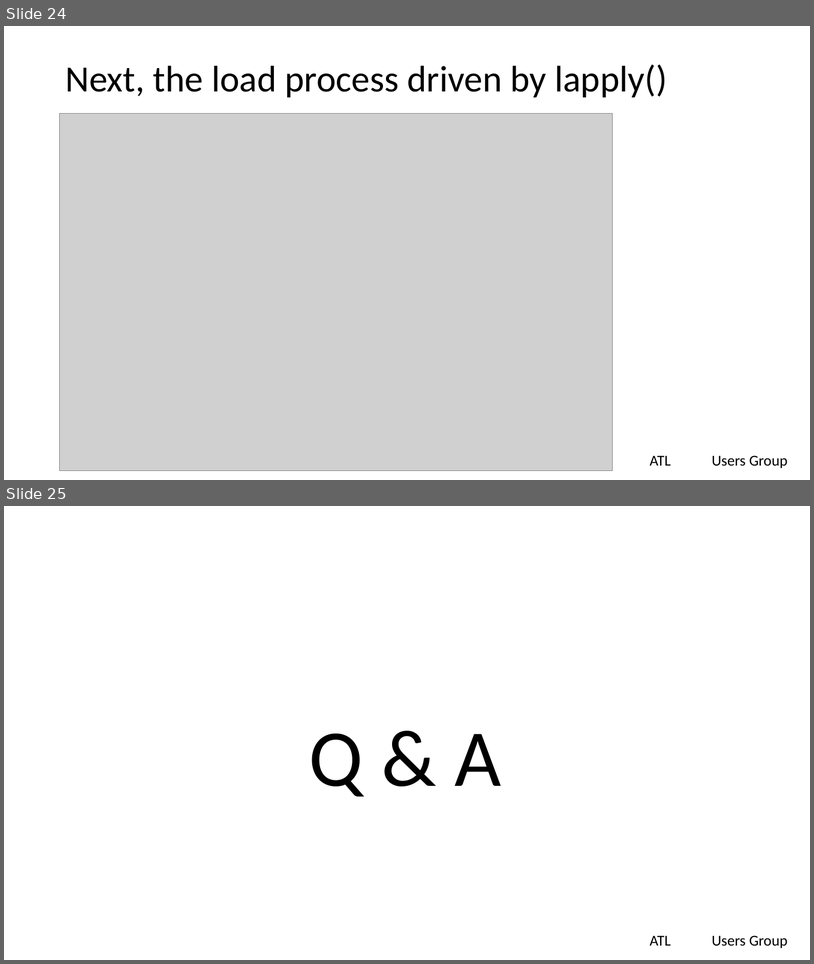
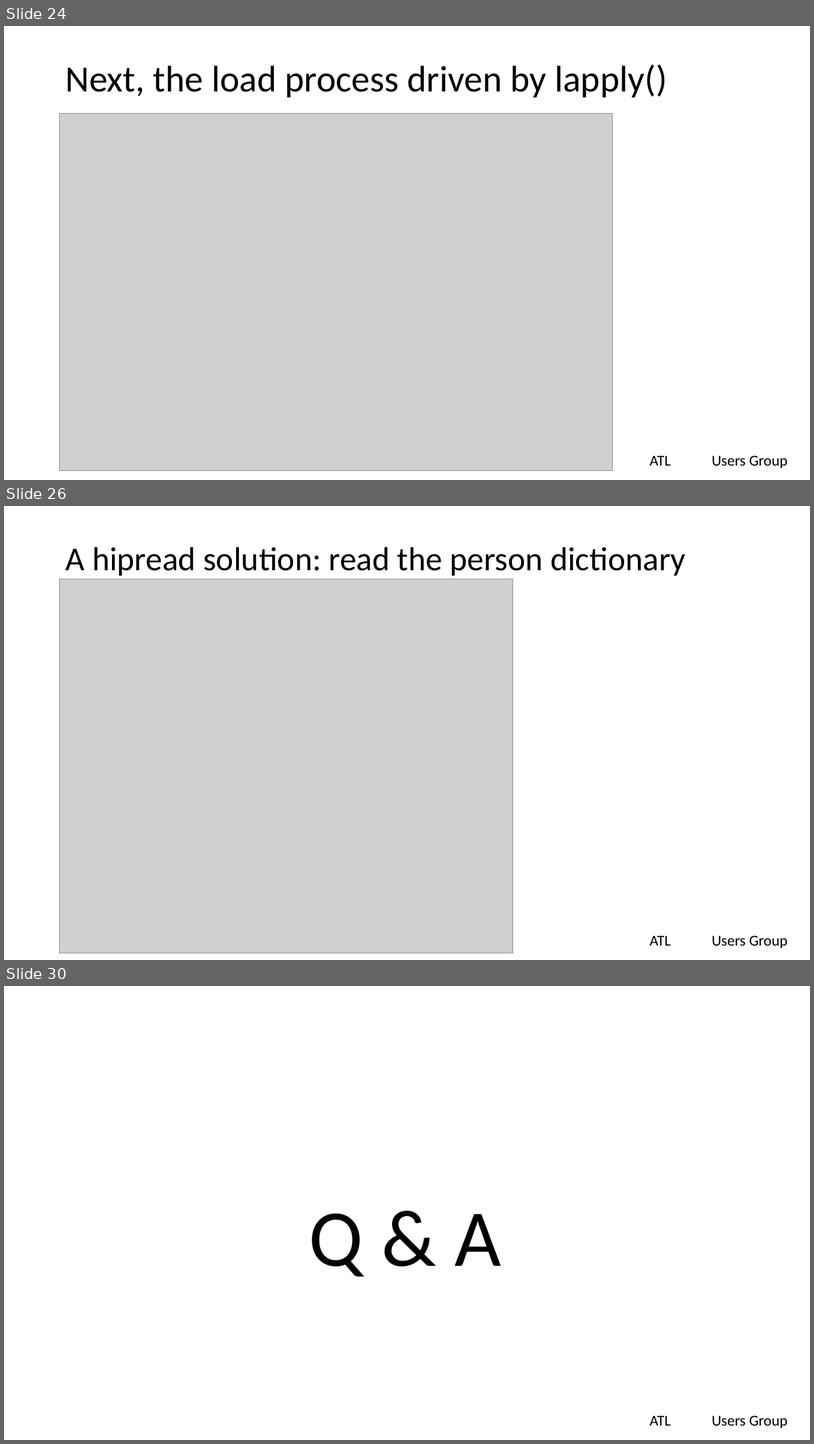
Before and after one commit to lgreski/readingFilesInR, a slide deck: presentation/readingFixedFilesInR.pptx. Shown one above the other, each under a label of ours: slides 24 and 25 before the commit, slides 24, 26 and 30 after it; the slides between them are not shown. The pictures are 814x964 and 814x1444 pixels, drawn with LibreOffice and Linux fonts; fonts in the diff are those of the drawing; grey boxes stand for pictures; background and template pictures are left out. Boxes give left, top, right and bottom in pixels: in the first picture for what was removed or moved away, otherwise in the second. Text is boxed around its words. In the diff, an @@ line names an element or a change of style, - is before the commit and + after.

Commit message:
Include slides for hipread solution

```diff
--- a/presentation/readingFixedFilesInR.pptx
+++ b/presentation/readingFixedFilesInR.pptx
@@ slide 26 added at [4,506,810,960], background #FFFFFF; not listed: 2 template elements that a slide beside it also shows @@
@@ title added at [65,547,686,576], 39.6 pt, text #000000 @@
+A hipread solution: read the person dictionary
@@ picture added at [60,579,513,952] @@
@@ what was slide 25 is now slide 30 @@
```
Also in this commit, not shown: 1 slide changed, 4 other slides added.
